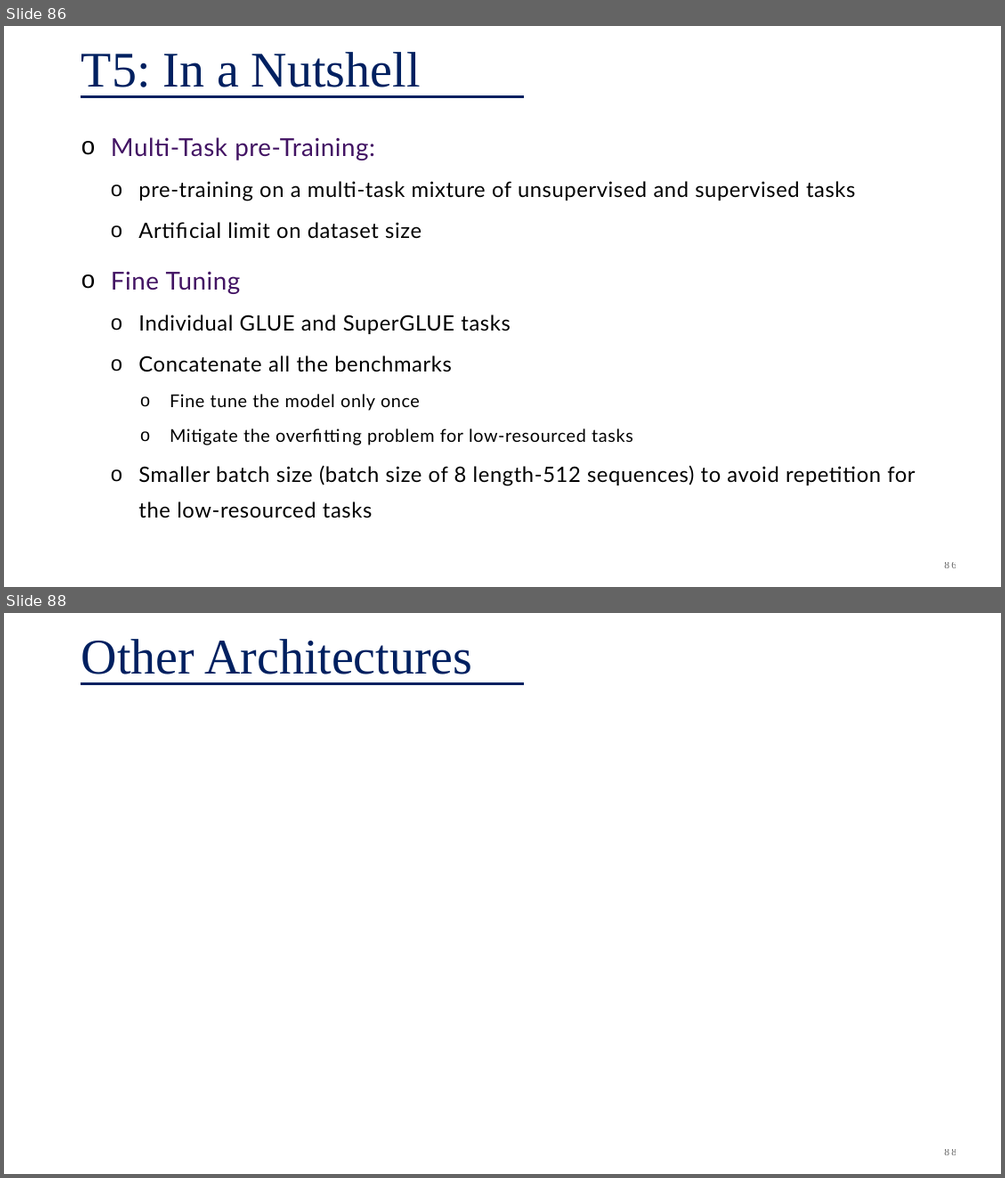
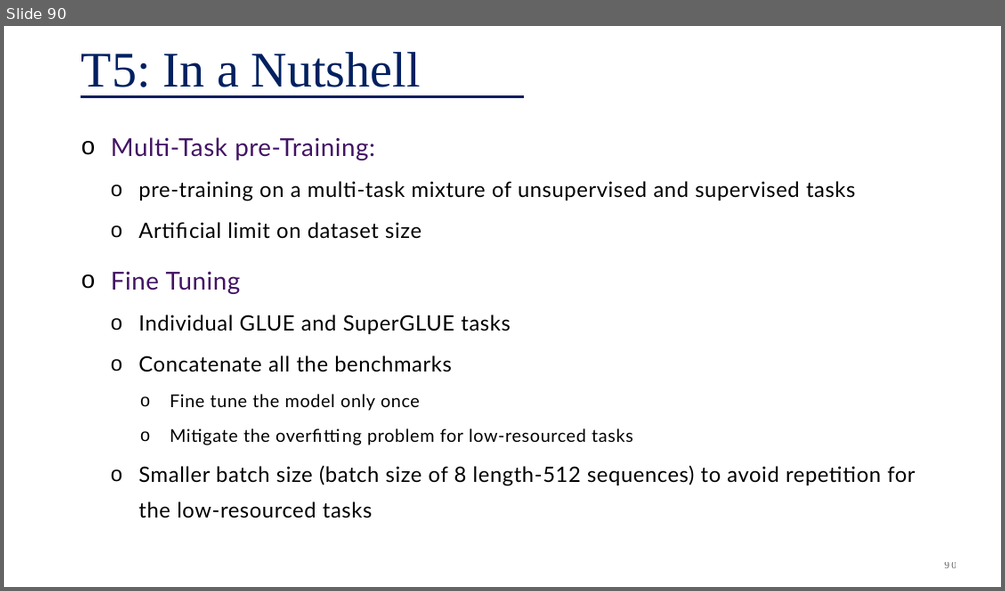
Before and after one commit to plaban/fllm-aut25, a slide deck: assets/class_notes/04b. LLM-Architectures.pptx. Shown one above the other, each under a label of ours: slides 86 and 88 before the commit, slide 90 after it; the slides between them are not shown. The pictures are 1005x1178 and 1005x591 pixels, drawn with LibreOffice and Linux fonts; fonts in the diff are those of the drawing. Boxes give left, top, right and bottom in pixels: in the first picture for what was removed or moved away, otherwise in the second. Text is boxed around its words. In the diff, an @@ line names an element or a change of style, - is before the commit and + after.

```diff
--- a/assets/class_notes/04b. LLM-Architectures.pptx
+++ b/assets/class_notes/04b. LLM-Architectures.pptx
@@ slide 88 removed at [4, 613, 1001, 1174], background #FFFFFF; not listed: 1 template element that a slide beside it also shows @@
@@ title removed at [81, 639, 472, 674] @@
-Other Architectures
@@ page number removed at [944, 1149, 956, 1155] @@
-88
@@ what was slide 86 is now slide 90 @@
@@ page number at [944, 562, 956, 568]: text changed @@
-86
+90
```
Also in this commit, not shown: 10 slides changed, 4 slides added, 2 other files.
